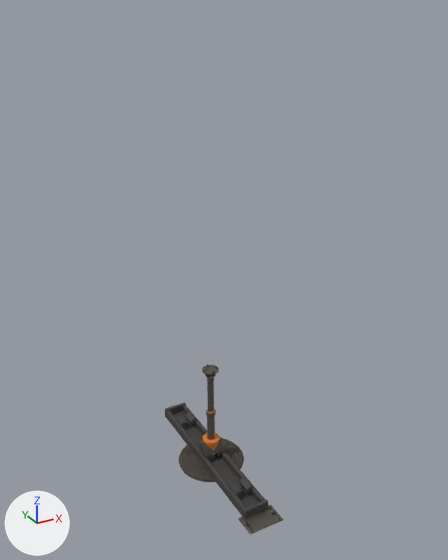
The glTF model public/assets/site_kit.glb, before and after one commit.
Camera for both pictures: a 50 mm lens placed at (-3.34, -6.46, 6.04), pointed at (0.11, -0.19, 2.91). Arrows for +X, +Y and +Z are at lower left; the lights stay in place. The picture after the commit comes second. Where no turn or scale is listed for an object, it has been applied to the vertices.

The first picture shows 'cover.001', 'cradle.001', 'cradle_guide', 'mast.001' and 2 more.
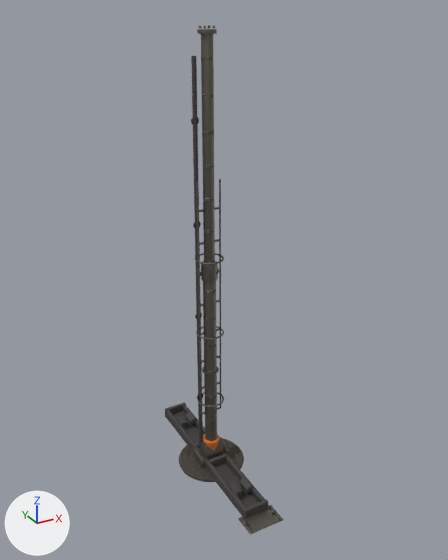
Commit message: feat: site_kit 补上 6 m 高杆，最后一处无由来的图元清零

Changed parts and their boxes (x1, y1, x2, y2) in the pictures (448 x 560 px):
'mast_tall.001', added: after (193, 25, 230, 468)
'mast_conduit', added: after (191, 56, 203, 447)
'mast_ladder', added: after (195, 179, 224, 415)

What the commit changed:
Mesh me_cylinder_022_1 is new.
It has 2300 vertices, 4524 faces and spans x -0.28..0.28, y -0.28..0.28, z -0.01..5.84.
It uses material mat_tap_iron.
Mesh me_cylinder_037 is new.
It has 1760 vertices, 3480 faces and spans x -0.19..0.19, y -0.19..0.19, z -0.01..3.3.
It uses material mat_tap_iron.
Mesh me_cylinder_047 is new.
It has 420 vertices, 836 faces and spans x -0.05..0.05, y -0.03..0.03, z -2.65..2.65.
It uses material mat_dark_poly (dark grey #42403f).
Object 'mast_tall.001' (ob_mast_tall_001) is new; it shows me_cylinder_022_1.
Its location is (0.0, 0.0, 0.01).
Object 'mast_ladder' (ob_mast_ladder) is new; it shows me_cylinder_037.
Its location is (0.0, 0.0, 0.85).
Object 'mast_conduit' (ob_mast_conduit) is new; it shows me_cylinder_047.
Its location is (-0.14, 0.06, 2.9).
